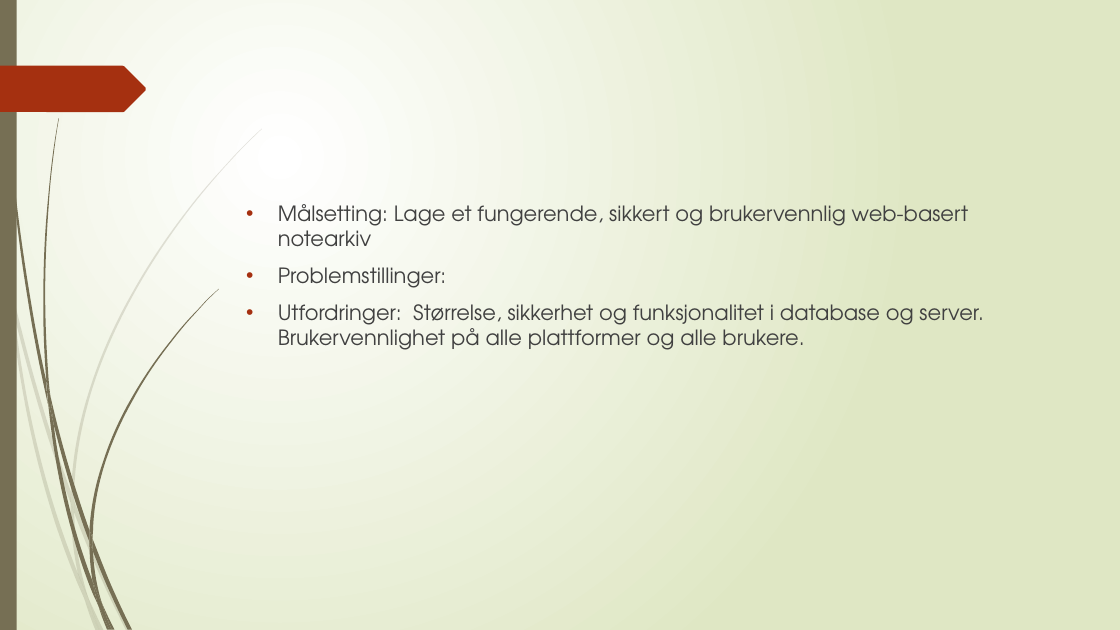
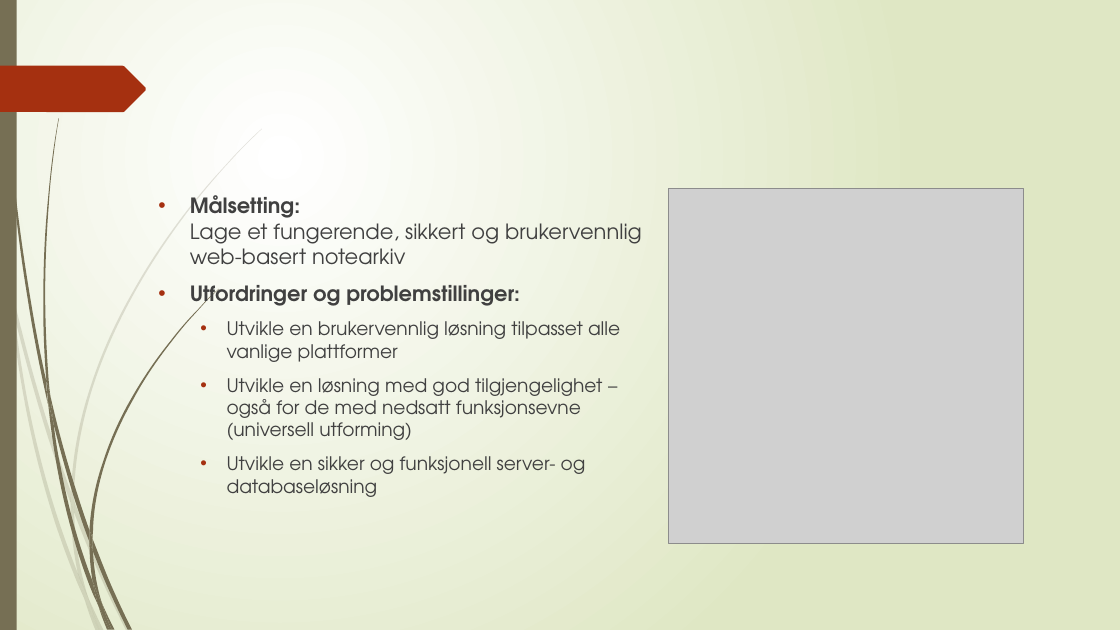
Before and after one commit to sjoholt/Bachelorprosjekt, a slide deck: slide 3 of Presentasjon av bachelorprosjekt/Presentasjon av Bacheloroppgave.pptx. Drawn at 1120x630 pixels with LibreOffice and Linux fonts; fonts in the diff are those of the drawing; grey boxes stand for pictures. Boxes give left, top, right and bottom in pixels: in the first picture for what was removed or moved away, otherwise in the second. Text is boxed around its words. In the diff, an @@ line names an element or a change of style, - is before the commit and + after.

```diff
--- a/Presentasjon av bachelorprosjekt/Presentasjon av Bacheloroppgave.pptx
+++ b/Presentasjon av bachelorprosjekt/Presentasjon av Bacheloroppgave.pptx
@@ text "Målsetting: Lage et fungerende, sikkert ...": place and size @@
-text "Målsetting: Lage et fungerende, sikkert ..." at [278, 204, 983, 350]
+text "Målsetting: Lage et fungerende, sikkert ..." at [190, 195, 642, 497]
@@ text at [190, 195, 642, 265]: bold on in "Målsetting:" @@
@@ picture added at [669, 189, 1024, 544] @@
@@ text at [190, 285, 620, 497]: text changed; size 18 to 16 pt @@
-• Problemstillinger:
-• Utfordringer: Størrelse, sikkerhet og funksjonalitet i database og server. Brukervennlighet på alle plattformer og alle brukere.
+• Utfordringer og problemstillinger:
+  • Utvikle en brukervennlig løsning tilpasset alle vanlige plattformer
+  • Utvikle en løsning med god tilgjengelighet – også for de med nedsatt funksjonsevne (universell utforming)
+  • Utvikle en sikker og funksjonell server- og databaseløsning
```
Also in this commit, not shown: 2 other slides changed, 2 other files.
